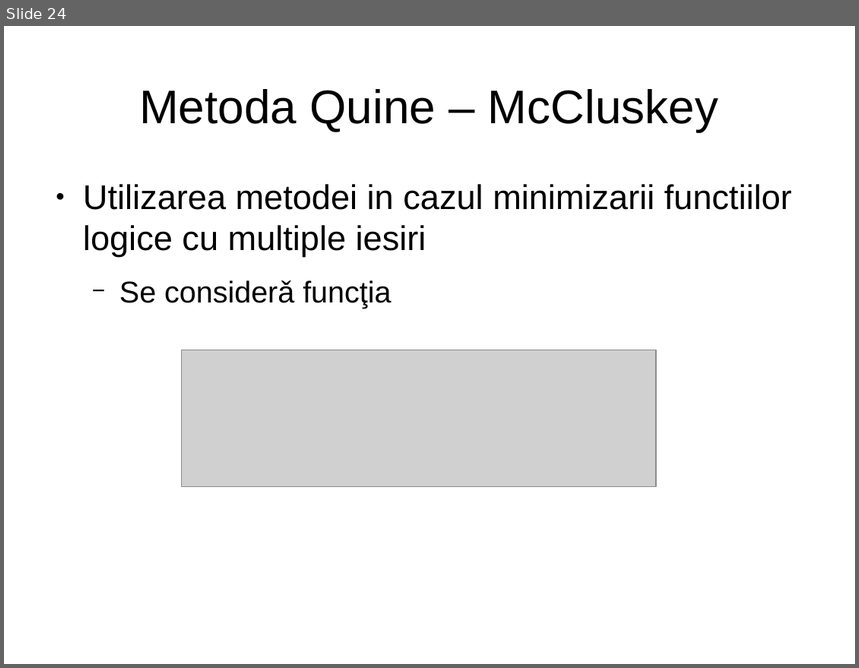
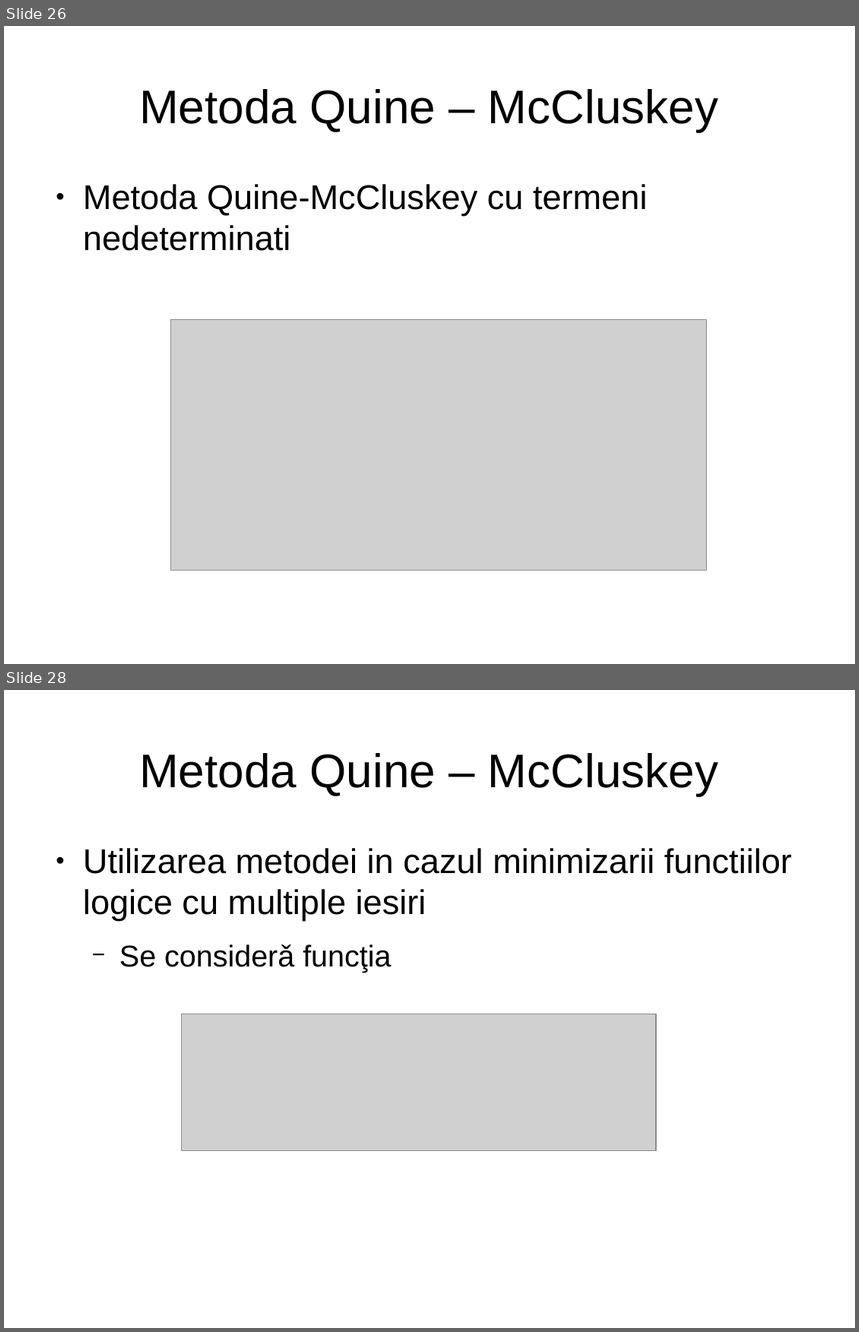
Before and after one commit to mohammadfayaj/Suport_HDL, a slide deck: Curs_3_Minimizarea_logica/FunctiiLogice2.3.odp. Shown one above the other, each under a label of ours: slide 24 before the commit, slides 26 and 28 after it; the slides between them are not shown. The pictures are 859x668 and 859x1332 pixels, drawn with LibreOffice and Linux fonts; fonts in the diff are those of the drawing; grey boxes stand for pictures. Boxes give left, top, right and bottom in pixels: in the first picture for what was removed or moved away, otherwise in the second. Text is boxed around its words. In the diff, an @@ line names an element or a change of style, - is before the commit and + after.

Commit message:
added Quine-MCluskey documentations to prezentations; removing Molnarius project report

```diff
--- a/Curs_3_Minimizarea_logica/FunctiiLogice2.3.odp
+++ b/Curs_3_Minimizarea_logica/FunctiiLogice2.3.odp
@@ slide 26 added at bbox=[4, 26, 855, 664], background #FFFFFF @@
@@ title added at bbox=[139, 89, 718, 132], 44 pt, text #000000 @@
+Metoda Quine – McCluskey
@@ text added at bbox=[83, 184, 648, 251], 32 pt, text #000000 @@
+● Metoda Quine-McCluskey cu termeni nedeterminati
@@ picture added at bbox=[171, 319, 707, 571] @@
@@ what was slide 24 is now slide 28 @@
```
Also in this commit, not shown: 1 slide changed, 3 other slides added, 3 other files.
